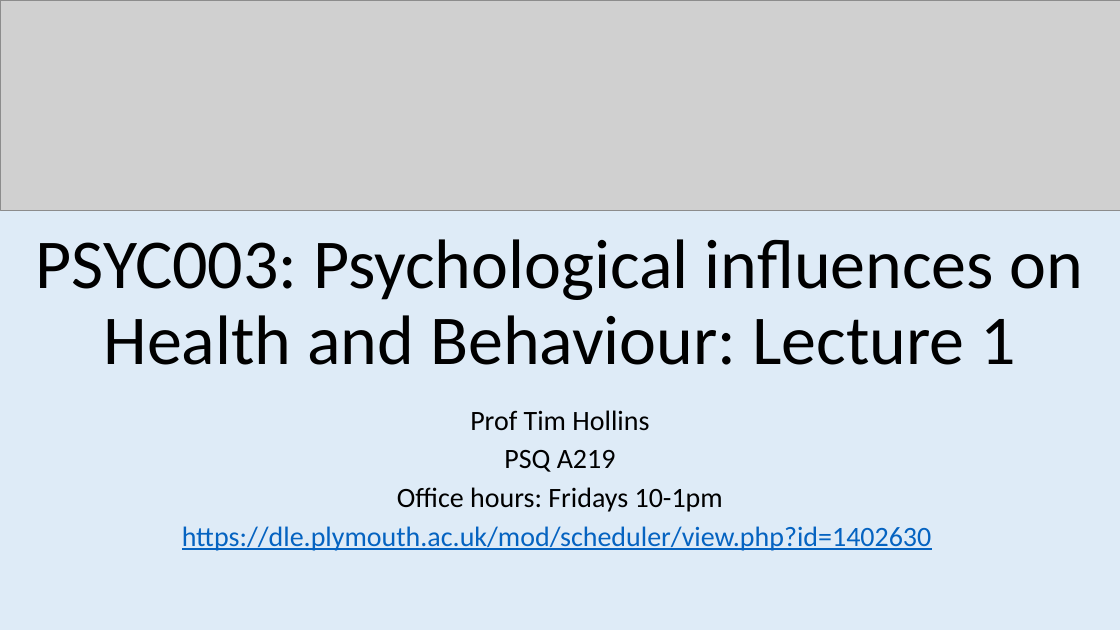
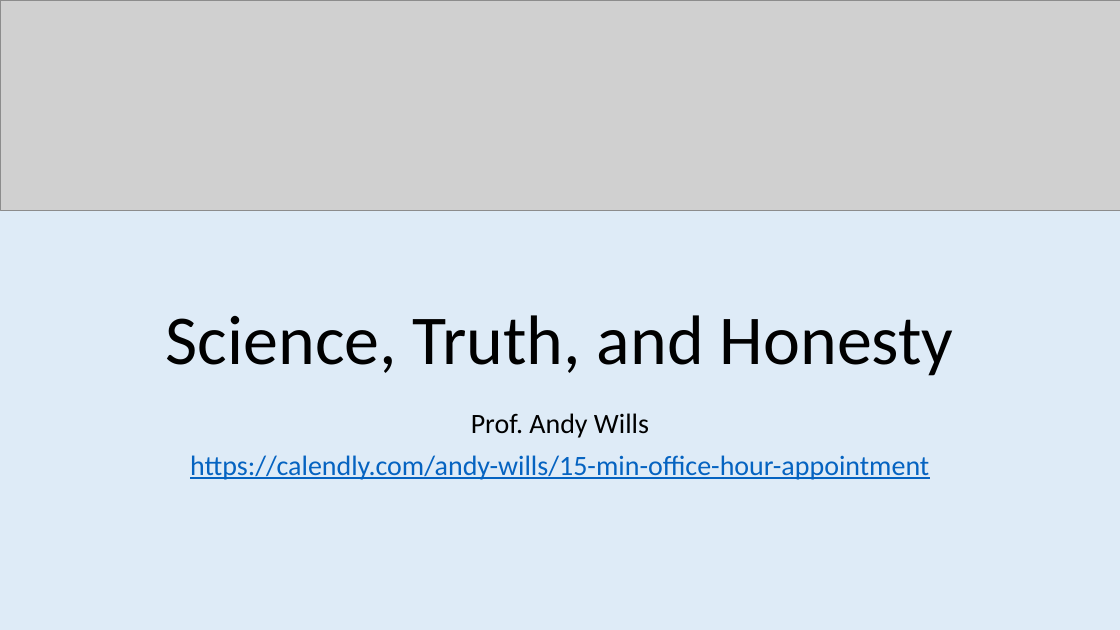
Before and after one commit to ajwills72/rmhealth, a slide deck: slide 1 of docs/Lecture1.pptx. Drawn at 1120x630 pixels with LibreOffice and Linux fonts; fonts in the diff are those of the drawing; grey boxes stand for pictures. Boxes give left, top, right and bottom in pixels: in the first picture for what was removed or moved away, otherwise in the second. Text is boxed around its words. In the diff, an @@ line names an element or a change of style, - is before the commit and + after.

```diff
--- a/docs/Lecture1.pptx
+++ b/docs/Lecture1.pptx
@@ title at (x1=166, y1=315, x2=954, y2=376): text changed @@
-PSYC003: Psychological influences on Health and Behaviour: Lecture 1
+Science, Truth, and Honesty
@@ subtitle at (x1=190, y1=413, x2=929, y2=480): text changed @@
-Prof Tim Hollins
-PSQ A219
-Office hours: Fridays 10-1pm
-https://dle.plymouth.ac.uk/mod/scheduler/view.php?id=1402630
+Prof. Andy Wills
+https://calendly.com/andy-wills/15-min-office-hour-appointment
```
Also in this commit, not shown: 1 other slide changed, 4 other files.
